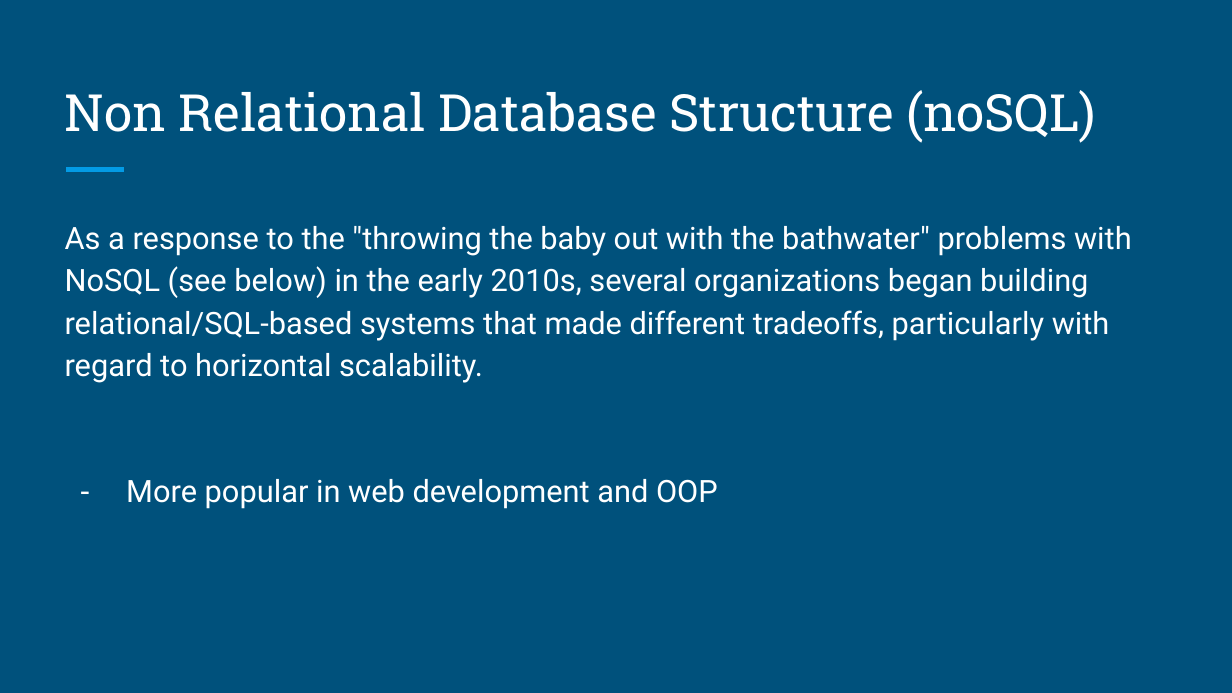
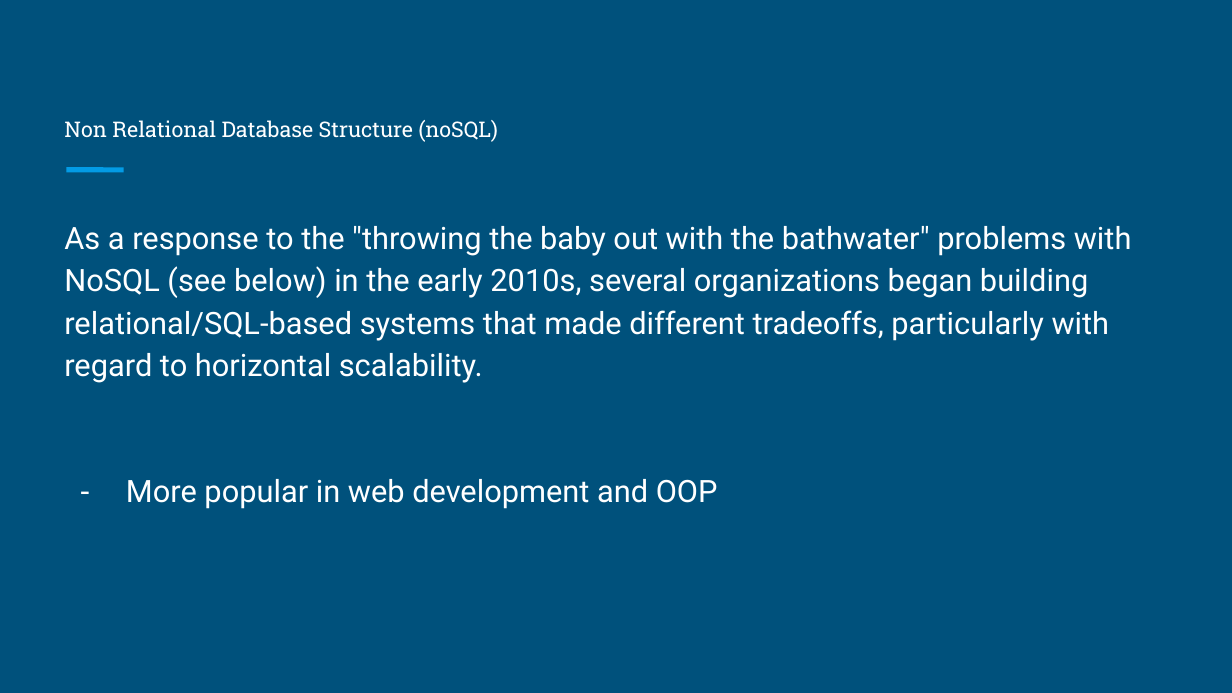
Before and after one commit to brandonyph/APB-Workshop-DataAnalyticsEssentials, a slide deck: slide 8 of Week2-Datatype-and-Data-Structure/Week 2-Datatype and Data Structure.pptx. Drawn at 1232x693 pixels with LibreOffice and Linux fonts; fonts in the diff are those of the drawing. Boxes give left, top, right and bottom in pixels: in the first picture for what was removed or moved away, otherwise in the second. Text is boxed around its words. In the diff, an @@ line names an element or a change of style, - is before the commit and + after.

```diff
--- a/Week2-Datatype-and-Data-Structure/Week 2-Datatype and Data Structure.pptx
+++ b/Week2-Datatype-and-Data-Structure/Week 2-Datatype and Data Structure.pptx
@@ text "Non Relational Database Structure (noSQL)" at [64, 120, 498, 142]: size 30 to 12.6 pt @@
@@ text "As a response to the ..." at [64, 226, 1132, 509]: indent changed @@
```
Also in this commit, not shown: 16 other slides changed, 1 slide added, 3 slides removed.
